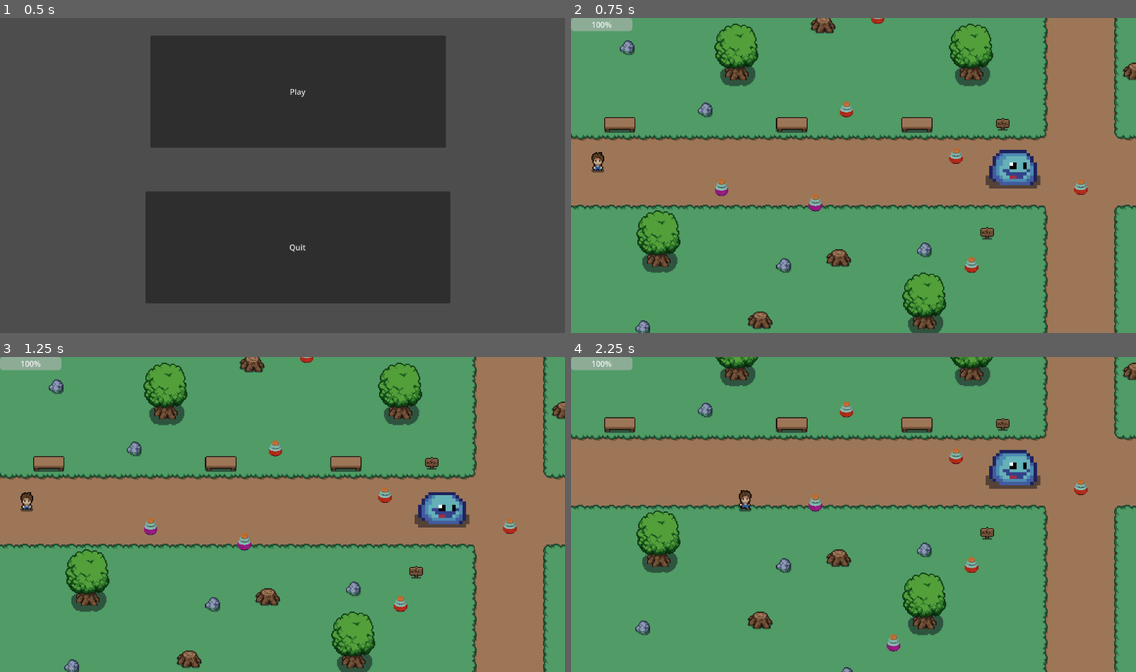
Above: before the commit, frames 1-4 (two rows, left to right).
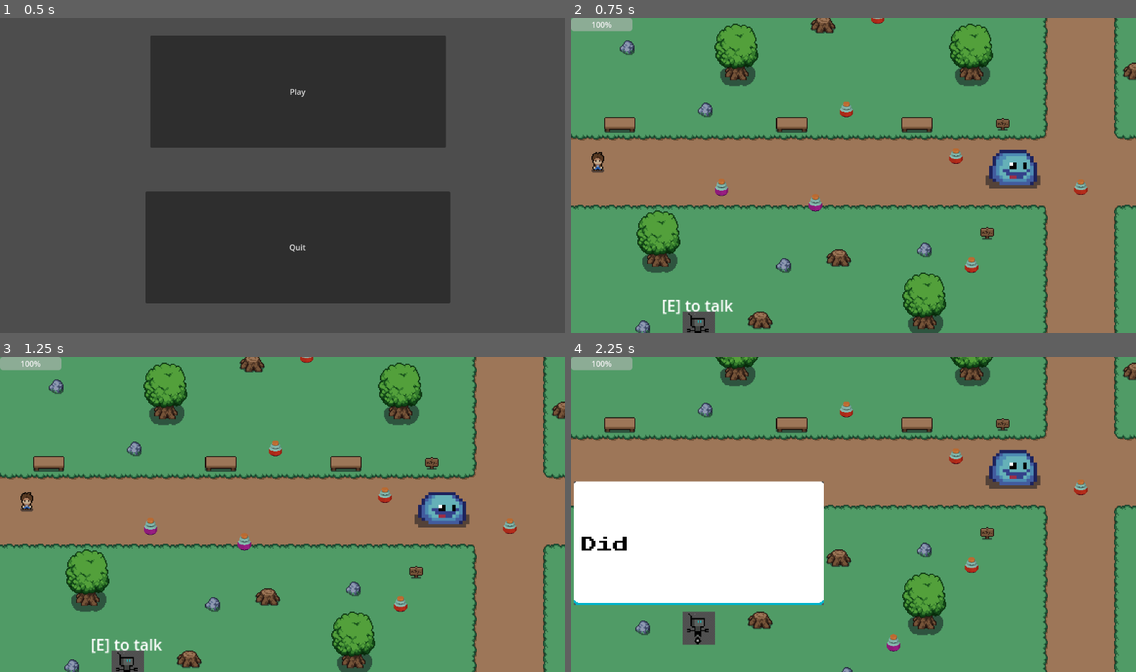
Above: after the commit, the same moments.

Repository: Rakki-Kyoryu/Time_Bandits_Final
Game: Godot game, scene res://main/main.tscn
Two runs of this game, one before a commit and one after it. Both use one fixed random seed, a clock stepped at 60 frames per second and the inputs below.
Inputs (mouse positions are in pixels of both pictures, inside the frame that each line leads up to):
- Up to frame 1 (0.5 s): no input
- Up to frame 2 (0.75 s): click "Play" at 0.5 s
- Up to frame 3 (1.25 s): no input
- Up to frame 4 (2.25 s): move the mouse to (977, 498) at 1.27 s; hold Right (right) 1.28-2.03 s; hold E (interact) 1.28-2.03 s; tap Space (advance_dialog, bound only after the commit) at 1.55, 2.1 s; move the mouse to (740, 530) at 2.02 s; hold S (down) from 2.03 s (still down)

Frame 1 is identical in both runs. In frame 2, 0.6% of the frame differs, in the area x 16-29%, y 89-100%; in frame 3, 0.6%; in frame 4, 18%, in the area x 0-45%, y 39-92%.

Commit message:
we can talk now
added interact key, and talking capabilities

Diff:
--- /dev/null
+++ b/DialogManager.gd
@@ -0,0 +1,56 @@
+extends Node
+
+
+@onready var text_box_scene = preload("res://art/2D/view-Ortho/textbox/text_box.tscn")
+
+var dialog_line: Array[String] = []
+var current_line_index = 0
+
+var text_box
+var text_box_position: Vector2
+
+var is_dialog_active = false
+var can_advance_line = false
+
+signal dialog_finished()
+
+func start_dialog(position: Vector2, lines: Array[String]):
+	if is_dialog_active:
+		return
+
+	dialog_line = lines
+	text_box_position = position
+	_show_text_box()
+
+	is_dialog_active = true
+
+func _show_text_box():
+	text_box = text_box_scene.instantiate()
+	text_box.finished_displaying.connect(_on_text_box_finished_displaying)
+	get_tree().root.add_child(text_box)
+	text_box.global_position = text_box_position
+	text_box.display_text(dialog_line[current_line_index])
+	can_advance_line = false
+
+
+
+func _on_text_box_finished_displaying():
+	can_advance_line = true
+
+
+func _unhandled_input(event):
+	if (
+		event.is_action_pressed("advance_dialog") &&
+		is_dialog_active &&
+		can_advance_line
+	):
+		text_box.queue_free()
+
+		current_line_index += 1
+		if current_line_index >= dialog_line.size():
+			is_dialog_active = false
+			current_line_index = 0
+			dialog_finished.emit()
+			return
+
+		_show_text_box()
--- a/NPC1.gd
+++ b/NPC1.gd
@@ -4,7 +4,12 @@
 @onready var sprite = $Sprite2D
 
 const lines: Array[String] = [
-	"Hey there!"
+	"Hey there!",
+	"Did you know that the hole in the apple didn't come from the outside in?",
+	"It was eaten from the core and out to the skin, and that's why youll never find the worm in it",
+	"But a few bad ones won't spoil the eyes if they fall far enough from the tree",
+	"The rind is all you see, leave Eden with my...",
+	"seeds in your stomach"
 ]
 
 func _ready():
@@ -12,5 +17,5 @@
 
 
 func _on_interact():
-	#DialogManager.start_dialog
-	pass
+	DialogManager.start_dialog(global_position, lines)
+	await DialogManager.dialog_finished
--- /dev/null
+++ b/art/2D/view-Ortho/textbox/text_box.gd
@@ -0,0 +1,54 @@
+extends MarginContainer
+
+
+@onready var label = $MarginContainer/Label
+@onready var timer = $LetterDisplayTimer
+
+const MAX_WIDTH = 256
+var text = ""
+var letter_index = 0
+
+var letter_time = 0.03
+var space_time = 0.06
+var punctuation_time = 0.2
+
+signal  finished_displaying()
+
+func display_text(text_to_display: String):
+	text = text_to_display
+	label.text = text_to_display
+
+	await resized
+	custom_minimum_size.x = min(size.x, MAX_WIDTH)
+
+	if size.x > MAX_WIDTH:
+		label.autowrap_mode = TextServer.AUTOWRAP_WORD
+		await resized
+		await resized
+		custom_minimum_size.y = size.y
+
+	global_position.x -= size.x / 2
+	global_position.y -= size.y + 24
+
+	label.text = ""
+	_display_letter()
+
+func _display_letter():
+	label.text += text[letter_index]
+
+	letter_index += 1
+	if letter_index >= text.length():
+		finished_displaying.emit()
+		return
+
+	match text[letter_index]:
+		"!", ".", ",", "?":
+			timer.start(punctuation_time)
+		" ":
+			timer.start(space_time)
+		_:
+			timer.start(letter_time)
+
+
+func _on_letter_display_timer_timeout():
+	_display_letter()
--- /dev/null
+++ b/art/2D/view-Ortho/textbox/text_box.tscn
@@ -0,0 +1,36 @@
+[gd_scene load_steps=4 format=3 uid="uid://q1a8f1d6u3n5"]
+
+[ext_resource type="Script" path="res://art/2D/view-Ortho/textbox/text_box.gd" id="1_xmhp2"]
+[ext_resource type="Texture2D" uid="uid://00lcj0gqibyy" path="res://art/2D/view-Ortho/textbox/New Piskel.png" id="2_7wdr6"]
+[ext_resource type="FontFile" uid="uid://cpk2xqork2n37" path="res://art/2D/view-Ortho/textbox/PublicPixel-z84yD.ttf" id="3_17ngd"]
+
+[node name="text_box" type="MarginContainer"]
+offset_right = 32.0
+offset_bottom = 32.0
+script = ExtResource("1_xmhp2")
+
+[node name="NinePatchRect" type="NinePatchRect" parent="."]
+layout_mode = 2
+texture = ExtResource("2_7wdr6")
+patch_margin_left = 16
+patch_margin_top = 16
+patch_margin_right = 16
+patch_margin_bottom = 16
+
+[node name="MarginContainer" type="MarginContainer" parent="."]
+layout_mode = 2
+theme_override_constants/margin_left = 8
+theme_override_constants/margin_top = 8
+theme_override_constants/margin_right = 8
+theme_override_constants/margin_bottom = 8
+
+[node name="Label" type="Label" parent="MarginContainer"]
+layout_mode = 2
+theme_override_colors/font_color = Color(0, 0, 0, 1)
+theme_override_fonts/font = ExtResource("3_17ngd")
+vertical_alignment = 1
+
+[node name="LetterDisplayTimer" type="Timer" parent="."]
+one_shot = true
+
+[connection signal="timeout" from="LetterDisplayTimer" to="." method="_on_letter_display_timer_timeout"]
--- a/interaction/InteractionManager.gd
+++ b/interaction/InteractionManager.gd
@@ -2,7 +2,7 @@
 
 
 @onready var player = get_tree().get_first_node_in_group("Player")
-@onready var label = $Label
+@onready var label = $label
 
 
 const base_text = "[E] to "
@@ -23,7 +23,7 @@
 
 func _process(delta):
 	if active_areas.size() > 0 && can_interact:
-		active_areas.sort_custom(_sort_by_distance_to_player)
+		#active_areas.sort_custom(_sort_by_distance_to_player)
 		label.text = base_text + active_areas[0].action_name
 		label.global_position = active_areas[0].global_position
 		label.global_position.y -= 36
@@ -32,10 +32,10 @@
 	else:
 		label.hide()
 
-func _sort_by_distance_to_player(area1, area2):
-	var area1_to_player = player.global_position.distance_to(area1.global_position)
-	var area2_to_player = player.global_position.distance_to(area2.global_position)
-	return area1_to_player < area2_to_player
+#func _sort_by_distance_to_player(area1, area2):
+	#var area1_to_player = player.global_position.distance_to(area1.global_position)
+	#var area2_to_player = player.global_position.distance_to(area2.global_position)
+	#return area1_to_player < area2_to_player
 
 func _input(event):
 	if event.is_action_pressed("interact") && can_interact:
--- a/interaction/InteractionManager.tscn
+++ b/interaction/InteractionManager.tscn
@@ -5,8 +5,7 @@
 [node name="InteractionManager" type="Node2D"]
 script = ExtResource("1_eeyhq")
 
-[node name="Label" type="Label" parent="."]
-z_index = 20
+[node name="label" type="Label" parent="."]
 anchors_preset = 8
 anchor_left = 0.5
 anchor_top = 0.5
--- a/maps/field/field.tscn
+++ b/maps/field/field.tscn
@@ -21,6 +21,7 @@
 [ext_resource type="PackedScene" uid="uid://dgyqreeayumlw" path="res://ui/ui.tscn" id="18_auxl7"]
 [ext_resource type="Script" path="res://ui/ui.gd" id="19_25d7t"]
 [ext_resource type="PackedScene" uid="uid://rb6h65pi6tip" path="res://ui/inventory_gui.tscn" id="19_nal3v"]
+[ext_resource type="PackedScene" uid="uid://cxixomci502fp" path="res://npc_1.tscn" id="22_s7vln"]
 
 [sub_resource type="TileSetScenesCollectionSource" id="TileSetScenesCollectionSource_qw6d6"]
 scenes/1/scene = ExtResource("3_54mll")
@@ -1301,6 +1302,9 @@
 offset_right = 166.0
 offset_bottom = 101.0
 
+[node name="NPC1" parent="." instance=ExtResource("22_s7vln")]
+position = Vector2(159.832, 473)
+
 [connection signal="body_entered" from="cliffside_transition_point" to="." method="_on_cliffside_transition_point_body_entered"]
 [connection signal="body_exited" from="cliffside_transition_point" to="." method="_on_cliffside_transition_point_body_exited"]
 [connection signal="closed" from="UI/Inventory_gui" to="." method="_on_inventory_gui_closed"]
--- a/npc_1.tscn
+++ b/npc_1.tscn
@@ -11,7 +11,7 @@
 script = ExtResource("1_jvs2k")
 
 [node name="Sprite2D" type="Sprite2D" parent="."]
-scale = Vector2(0.1, 0.1)
+scale = Vector2(0.05, 0.05)
 texture = ExtResource("2_irvvf")
 
 [node name="interaction_area" parent="." instance=ExtResource("3_6u28f")]
--- a/project.godot
+++ b/project.godot
@@ -18,6 +18,7 @@
 [autoload]
 
 Global="*res://global.gd"
+DialogManager="*res://DialogManager.gd"
 InteractionManager="*res://interaction/InteractionManager.tscn"
 
 [display]
@@ -69,6 +70,11 @@
 "events": [Object(InputEventKey,"resource_local_to_scene":false,"resource_name":"","device":-1,"window_id":0,"alt_pressed":false,"shift_pressed":false,"ctrl_pressed":false,"meta_pressed":false,"pressed":false,"keycode":0,"physical_keycode":69,"key_label":0,"unicode":101,"echo":false,"script":null)
 ]
 }
+advance_dialog={
+"deadzone": 0.5,
+"events": [Object(InputEventKey,"resource_local_to_scene":false,"resource_name":"","device":-1,"window_id":0,"alt_pressed":false,"shift_pressed":false,"ctrl_pressed":false,"meta_pressed":false,"pressed":false,"keycode":0,"physical_keycode":32,"key_label":0,"unicode":32,"echo":false,"script":null)
+]
+}
 
 [layer_names]
 
Binary file removed: art/2D/view-Ortho/image/download.png
Binary file added: art/2D/view-Ortho/textbox/New Piskel.png
Not shown, added: art/2D/view-Ortho/textbox/New Piskel.png.import
Binary file added: art/2D/view-Ortho/textbox/PublicPixel-z84yD.ttf
Not shown, added: art/2D/view-Ortho/textbox/PublicPixel-z84yD.ttf.import
Binary file added: art/2D/view-Ortho/textbox/speech_bubble.png
Not shown, changed: art/2D/view-Ortho/textbox/speech_bubble.png.import
Not shown: 1 places in maps/field/field.tscn that only renumber resources
